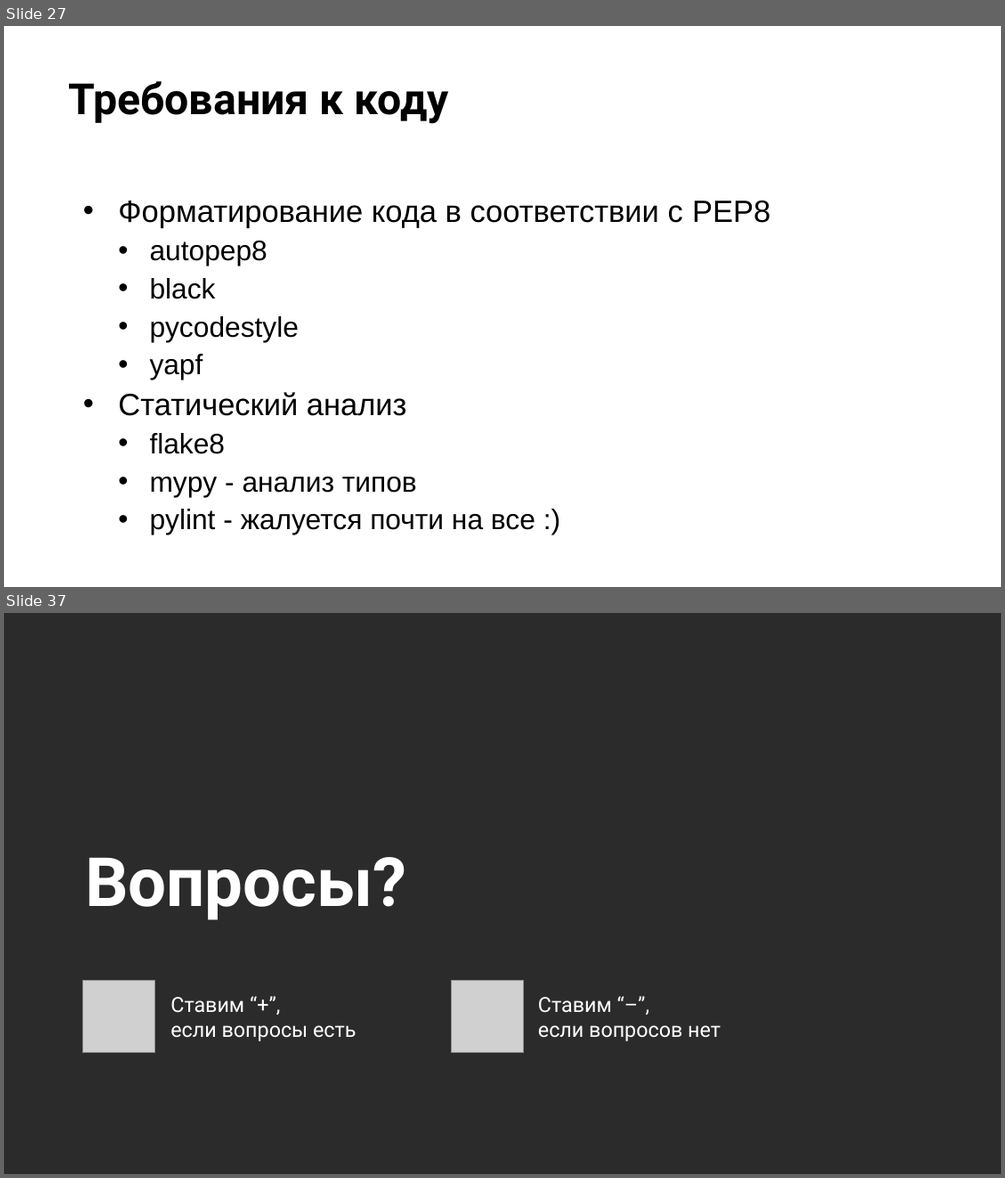
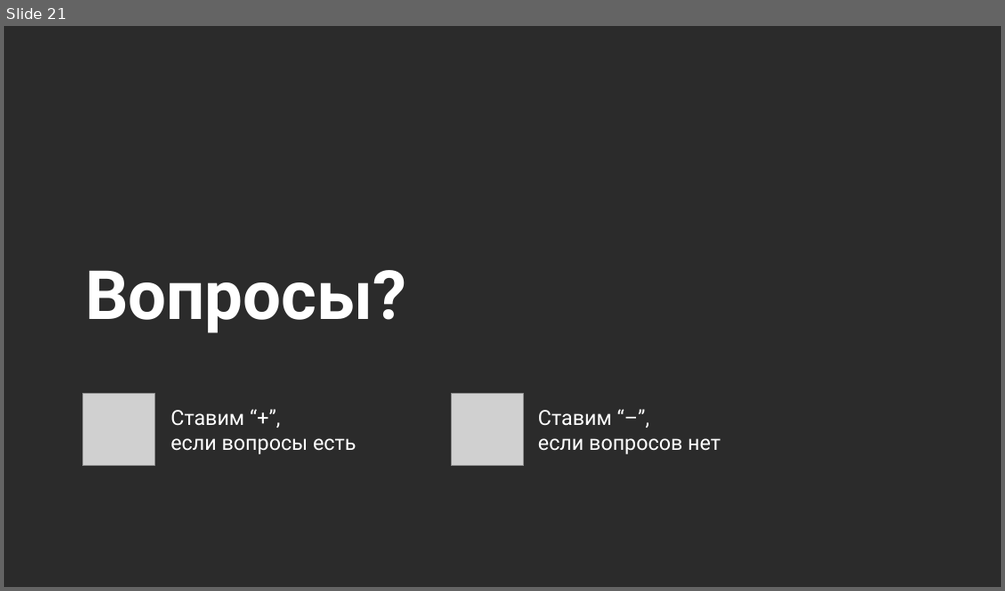
Before and after one commit to stureiko/Otus_lectures, a slide deck: MLOps/12 - Облачная инфраструктура/Presentation/Cloud infrastructure.pptx. Shown one above the other, each under a label of ours: slides 27 and 37 before the commit, slide 21 after it; the slides between them are not shown. The pictures are 1005x1178 and 1005x591 pixels, drawn with LibreOffice and Linux fonts; fonts in the diff are those of the drawing; grey boxes stand for pictures; background and template pictures are left out; a plain dark background stands for a picture behind light text. Boxes give left, top, right and bottom in pixels: in the first picture for what was removed or moved away, otherwise in the second. Text is boxed around its words. In the diff, an @@ line names an element or a change of style, - is before the commit and + after.

```diff
--- a/MLOps/12 - Облачная инфраструктура/Presentation/Cloud infrastructure.pptx
+++ b/MLOps/12 - Облачная инфраструктура/Presentation/Cloud infrastructure.pptx
@@ slide 27 removed at (4,26,1001,587), background picture (left out) @@
@@ title removed at (68,81,449,124) @@
-Требования к коду
@@ text removed at (118,200,770,534) @@
-• Форматирование кода в соответствии с PEP8
-  • autopep8
-  • black
-  • pycodestyle
-  • yapf
-• Статический анализ
-  • flake8
-  • mypy - анализ типов
-  • pylint - жалуется почти на все :)
@@ what was slide 37 is now slide 21 @@
```
Also in this commit, not shown: 8 slides changed, 12 slides added, 30 other slides removed, 4 other files.
